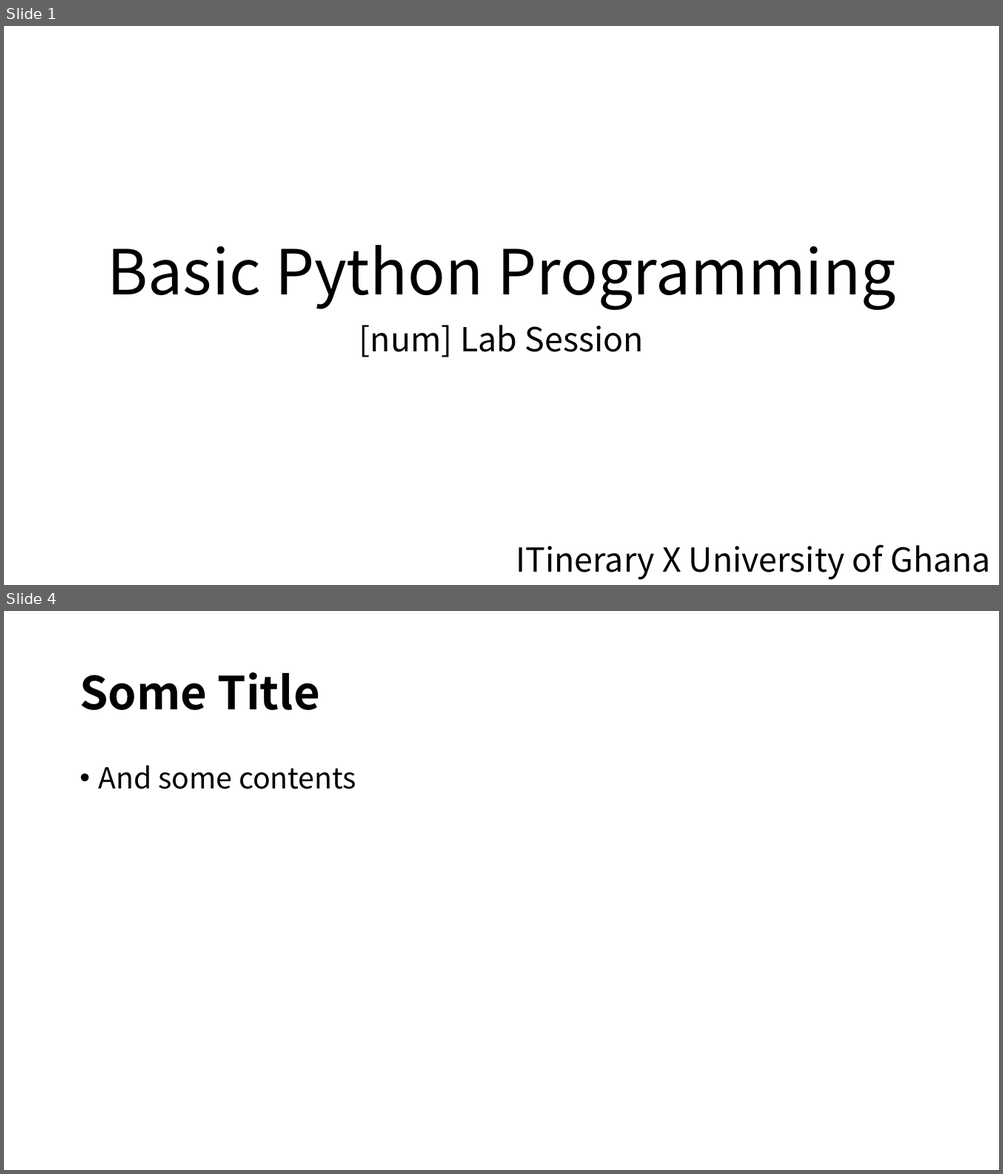
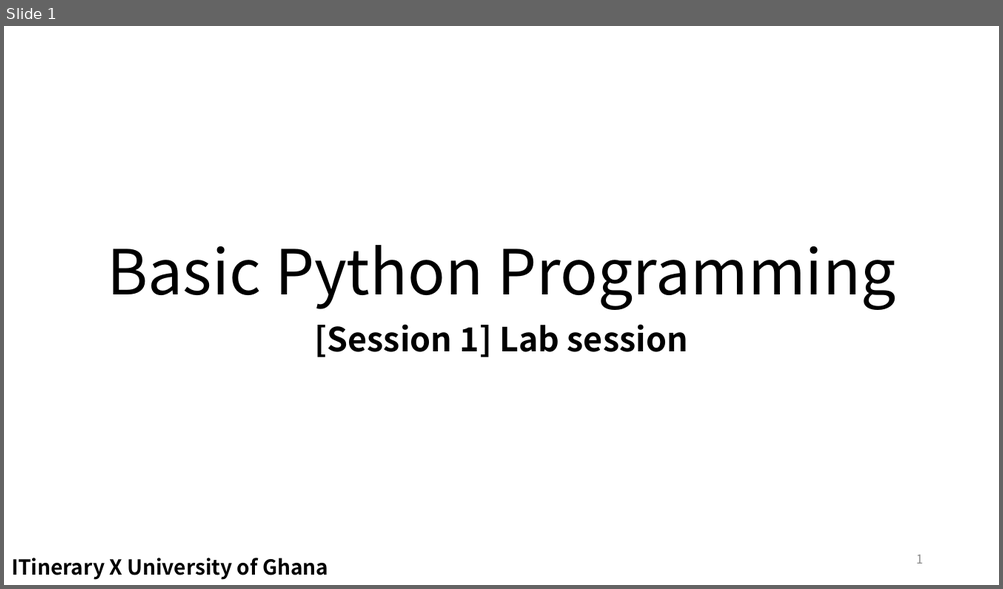
Before and after one commit to EunSeong-Park/EunSeong-Park.github.io, a slide deck: contents/2020_ITinerary/assets/session_1/labsession.pptx. Shown one above the other, each under a label of ours: slides 1 and 4 before the commit, slide 1 after it; the slides between them are not shown. The pictures are 1003x1174 and 1003x589 pixels, drawn with LibreOffice and Linux fonts; fonts in the diff are those of the drawing. Boxes give left, top, right and bottom in pixels: in the first picture for what was removed or moved away, otherwise in the second. Text is boxed around its words. In the diff, an @@ line names an element or a change of style, - is before the commit and + after.

```diff
--- a/contents/2020_ITinerary/assets/session_1/labsession.pptx
+++ b/contents/2020_ITinerary/assets/session_1/labsession.pptx
@@ slide 4 removed at [4, 611, 999, 1170], background #FFFFFF @@
@@ title removed at [79, 672, 320, 710] @@
-Some Title
@@ text removed at [99, 765, 356, 789] @@
-• And some contents
@@ slide 1 changed as well @@
@@ subtitle at [315, 324, 688, 358]: text changed; bold on @@
-[num] Lab Session
+[Session 1] Lab session
@@ text "ITinerary X University of Ghana": place and size @@
-text "ITinerary X University of Ghana" at [515, 545, 990, 580]
+text "ITinerary X University of Ghana" at [11, 558, 328, 580]
@@ text "ITinerary X University of Ghana" at [11, 558, 328, 580]: size 32 to 20 pt, bold on; alignment right to left @@
@@ page number added at [916, 555, 922, 564], 12 pt, text #8C8C8C @@
+1
```
Also in this commit, not shown: 1 other slide changed, 16 slides added, 4 other slides removed, 15 other files.
